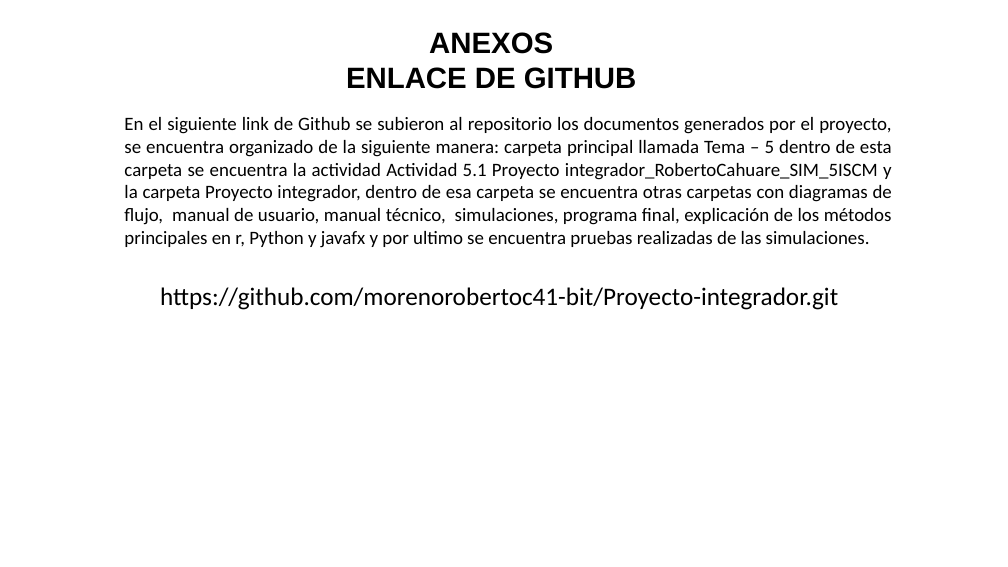
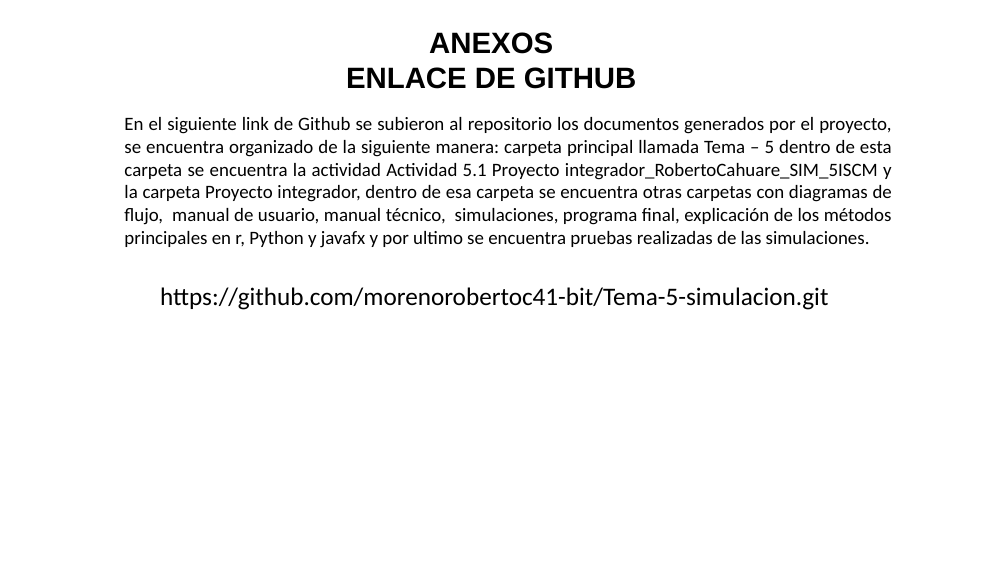
Before and after one commit to morenorobertoc41-bit/Tema-5-simulacion, a slide deck: slide 42 of Actividad 5.1 Proyecto integrador_RobertoCahuare_SIM_5ISCM.pptx. Drawn at 1008x567 pixels with LibreOffice and Linux fonts; fonts in the diff are those of the drawing. Boxes give left, top, right and bottom in pixels: in the first picture for what was removed or moved away, otherwise in the second. Text is boxed around its words. In the diff, an @@ line names an element or a change of style, - is before the commit and + after.

```diff
--- a/Actividad 5.1 Proyecto integrador_RobertoCahuare_SIM_5ISCM.pptx
+++ b/Actividad 5.1 Proyecto integrador_RobertoCahuare_SIM_5ISCM.pptx
@@ text at (160, 287, 828, 310): text changed @@
-https://github.com/morenorobertoc41-bit/Proyecto-integrador.git
+https://github.com/morenorobertoc41-bit/Tema-5-simulacion.git
```
Also in this commit, not shown: 1 other slide changed, 12 other files.
